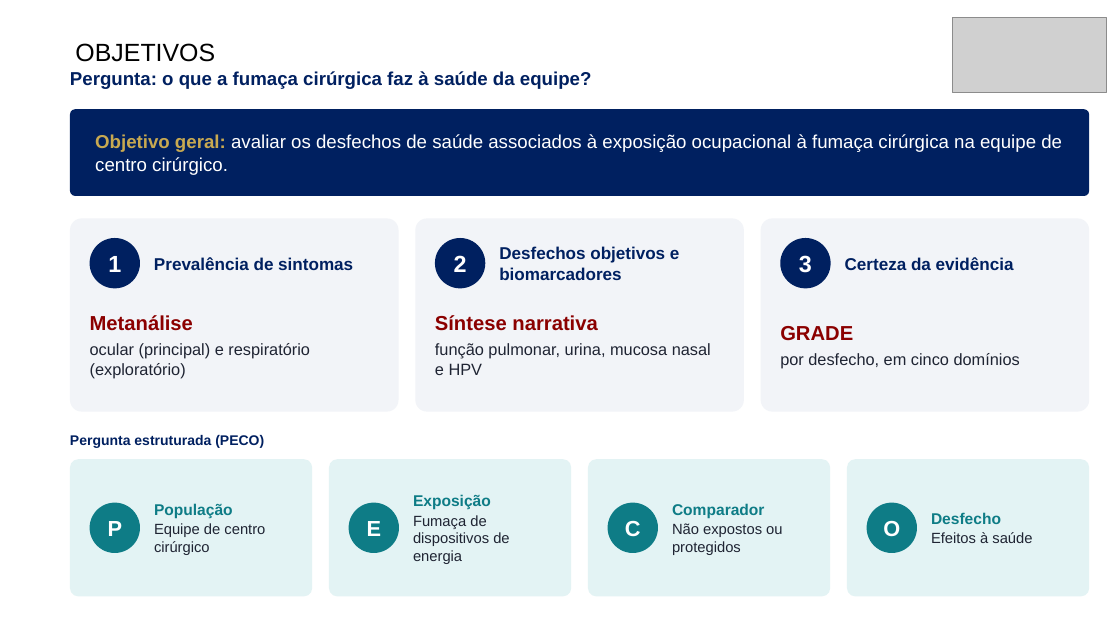
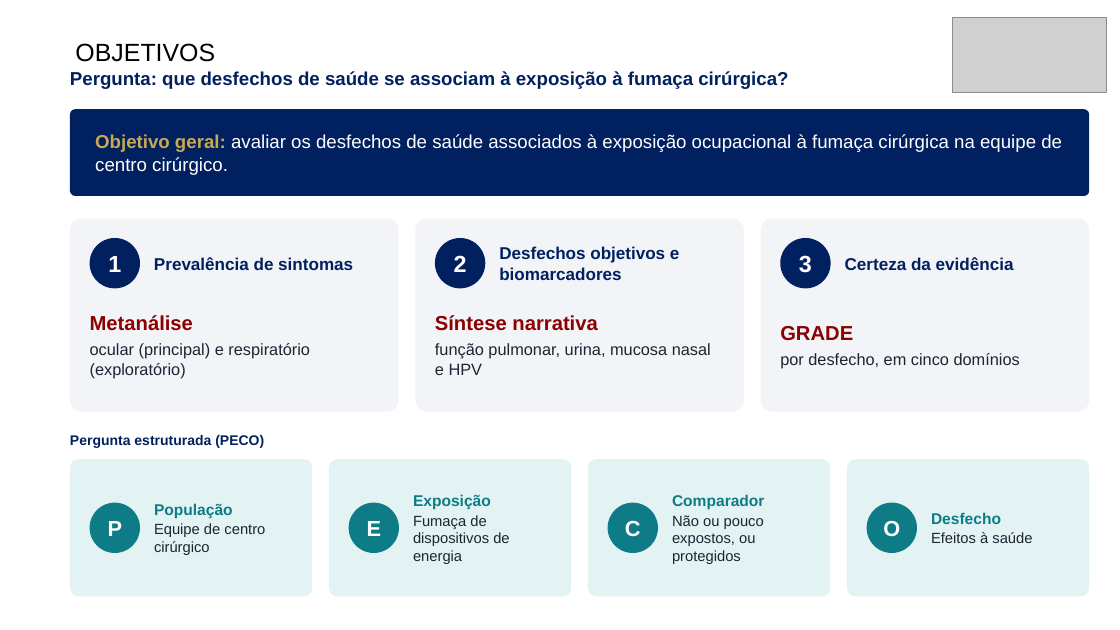
Before and after one commit to ravibuzz/IC-fumaca, a slide deck: slide 3 of apresentacao/SEMICA_Fumaca_Cirurgica_Baccaro_ENXUTA.pptx. Drawn at 1120x630 pixels with LibreOffice and Linux fonts; fonts in the diff are those of the drawing; grey boxes stand for pictures; background and template pictures are left out. Boxes give left, top, right and bottom in pixels: in the first picture for what was removed or moved away, otherwise in the second. Text is boxed around its words. In the diff, an @@ line names an element or a change of style, - is before the commit and + after.

```diff
--- a/apresentacao/SEMICA_Fumaca_Cirurgica_Baccaro_ENXUTA.pptx
+++ b/apresentacao/SEMICA_Fumaca_Cirurgica_Baccaro_ENXUTA.pptx
@@ text at (70,71,788,89): text changed @@
-Pergunta: o que a fumaça cirúrgica faz à saúde da equipe?
+Pergunta: que desfechos de saúde se associam à exposição à fumaça cirúrgica?
@@ text at (672,515,764,564): text changed @@
-Não expostos ou protegidos
+Não ou pouco expostos, ou protegidos
```
Also in this commit, not shown: 6 other slides changed, 4 other files.
